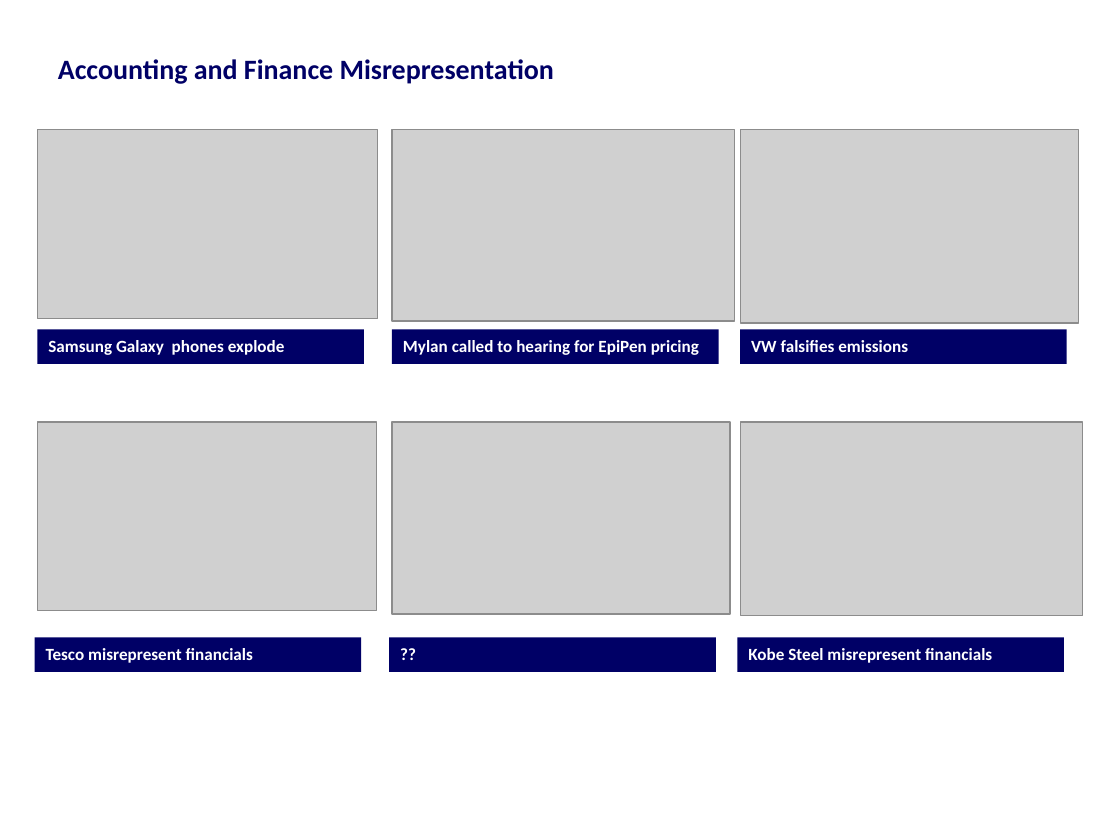
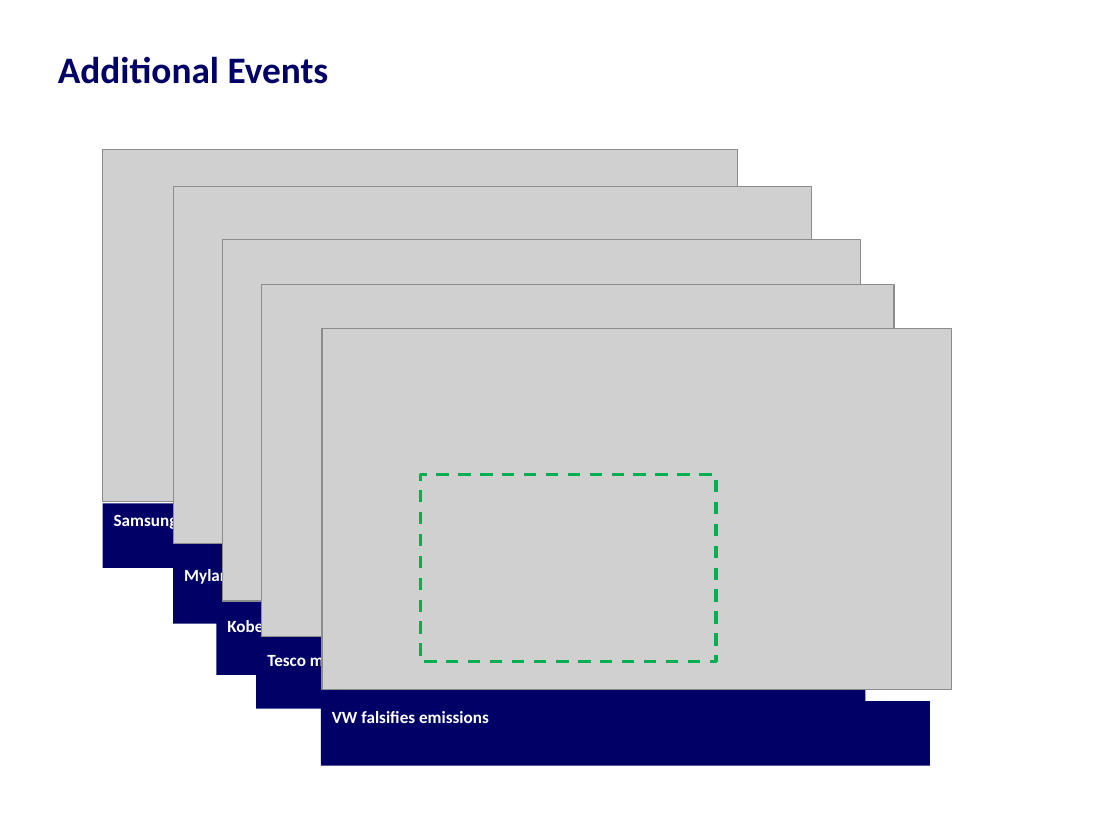
Before and after one commit to harshil753/Bounce_Back, a slide deck: slide 10 of Bounce_Back 24012018v1.pptx (slide 8 before the commit). Drawn at 1120x840 pixels with LibreOffice and Linux fonts; fonts in the diff are those of the drawing; grey boxes stand for pictures. Boxes give left, top, right and bottom in pixels: in the first picture for what was removed or moved away, otherwise in the second. Text is boxed around its words. In the diff, an @@ line names an element or a change of style, - is before the commit and + after.

Commit message:
ppt

```diff
--- a/Bounce_Back 24012018v1.pptx
+++ b/Bounce_Back 24012018v1.pptx
@@ title at box(58, 56, 329, 84): text changed; size 18 to 24 pt @@
-Accounting and Finance Misrepresentation
+Additional Events
@@ picture: place and size @@
-picture at box(37, 130, 377, 319)
+picture at box(103, 149, 738, 502)
@@ picture: place and size @@
-picture at box(392, 130, 735, 321)
+picture at box(174, 187, 812, 544)
@@ picture: place and size @@
-picture at box(740, 422, 1082, 616)
+picture at box(223, 240, 860, 601)
@@ picture: place and size @@
-picture at box(37, 422, 376, 610)
+picture at box(261, 284, 894, 636)
@@ picture: place and size @@
-picture at box(740, 130, 1079, 324)
+picture at box(321, 329, 952, 690)
@@ picture removed at box(392, 422, 730, 614) @@
@@ rectangle added at box(420, 475, 716, 662), outline #00B050 2 pt dashed @@
@@ text "Samsung Galaxy phones explode" rewrapped from box(37, 329, 364, 364) to box(114, 512, 350, 531) @@
@@ text "Mylan called to hearing for ..." rewrapped from box(392, 329, 719, 364) to box(184, 567, 428, 586) @@
@@ text "Kobe Steel misrepresent financials" rewrapped from box(737, 637, 1064, 672) to box(227, 619, 471, 638) @@
@@ text "Tesco misrepresent financials" rewrapped from box(35, 637, 362, 672) to box(267, 652, 474, 671) @@
@@ rectangle removed at box(390, 637, 717, 672) @@
-??
@@ rectangle "VW falsifies emissions": place and size @@
-rectangle "VW falsifies emissions" at box(740, 329, 1067, 364)
+rectangle "VW falsifies emissions" at box(320, 701, 930, 766)
```
Also in this commit, not shown: 8 other slides changed, 9 slides added, 3 slides removed.
